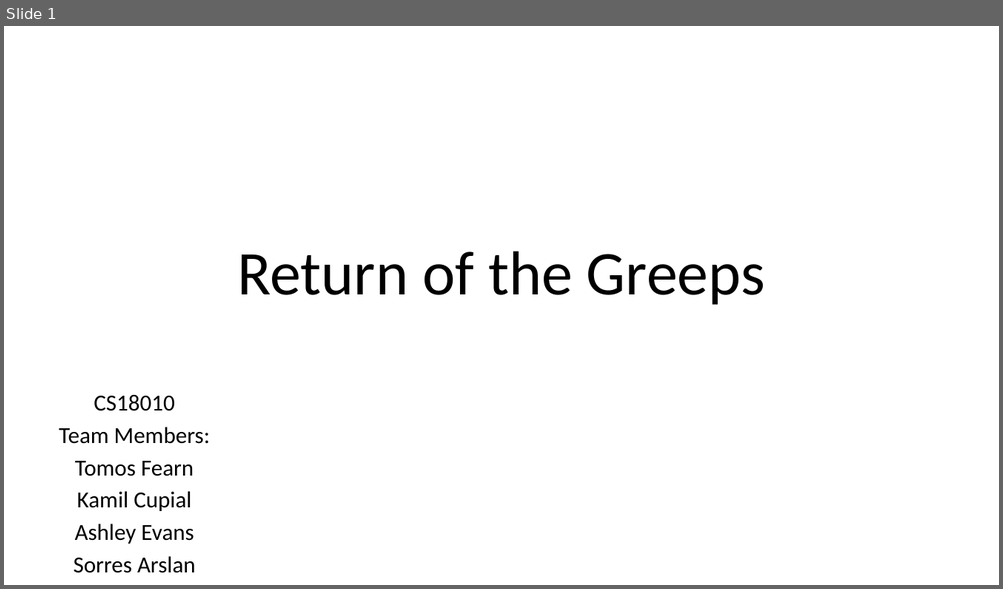
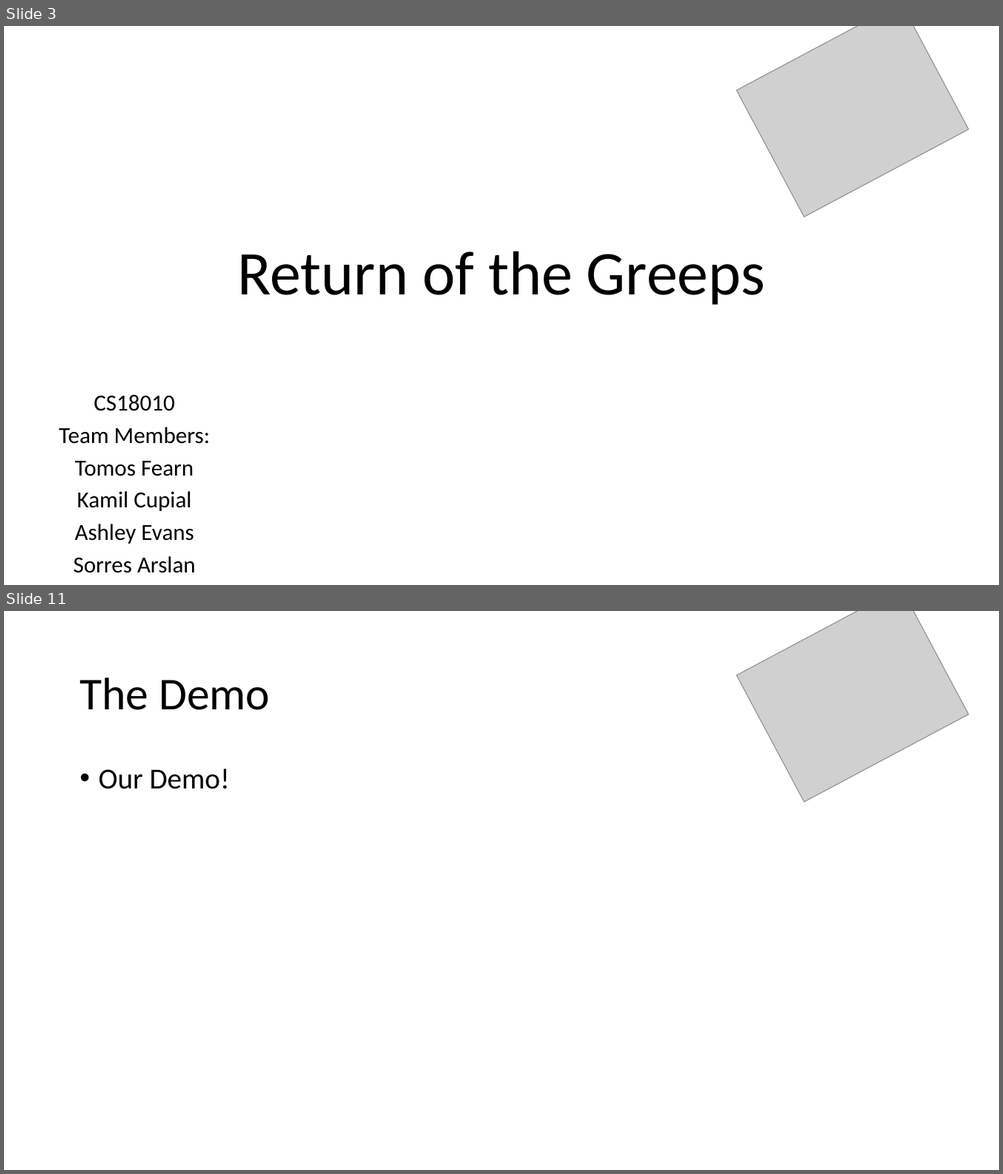
Before and after one commit to tomosfearn/cs18010-presentation, a slide deck: cs18010-presentation-slides.pptx. Shown one above the other, each under a label of ours: slide 1 before the commit, slides 3 and 11 after it; the slides between them are not shown. The pictures are 1003x589 and 1003x1174 pixels, drawn with LibreOffice and Linux fonts; fonts in the diff are those of the drawing; grey boxes stand for pictures. Boxes give left, top, right and bottom in pixels: in the first picture for what was removed or moved away, otherwise in the second. Text is boxed around its words. In the diff, an @@ line names an element or a change of style, - is before the commit and + after.

```diff
--- a/cs18010-presentation-slides.pptx
+++ b/cs18010-presentation-slides.pptx
@@ slide 11 added at (4,611,999,1170), background #FFFFFF @@
@@ picture added at (736,611,968,803) @@
@@ title added at (79,678,270,710), 44 pt, text #000000 @@
+The Demo
@@ text added at (99,769,230,789), 28 pt, text #000000 @@
+• Our Demo!
@@ what was slide 1 is now slide 3 @@
@@ slide 3 changed as well @@
@@ picture added at (736,26,968,218) @@
```
Also in this commit, not shown: 10 other slides added, 1 slide removed.
